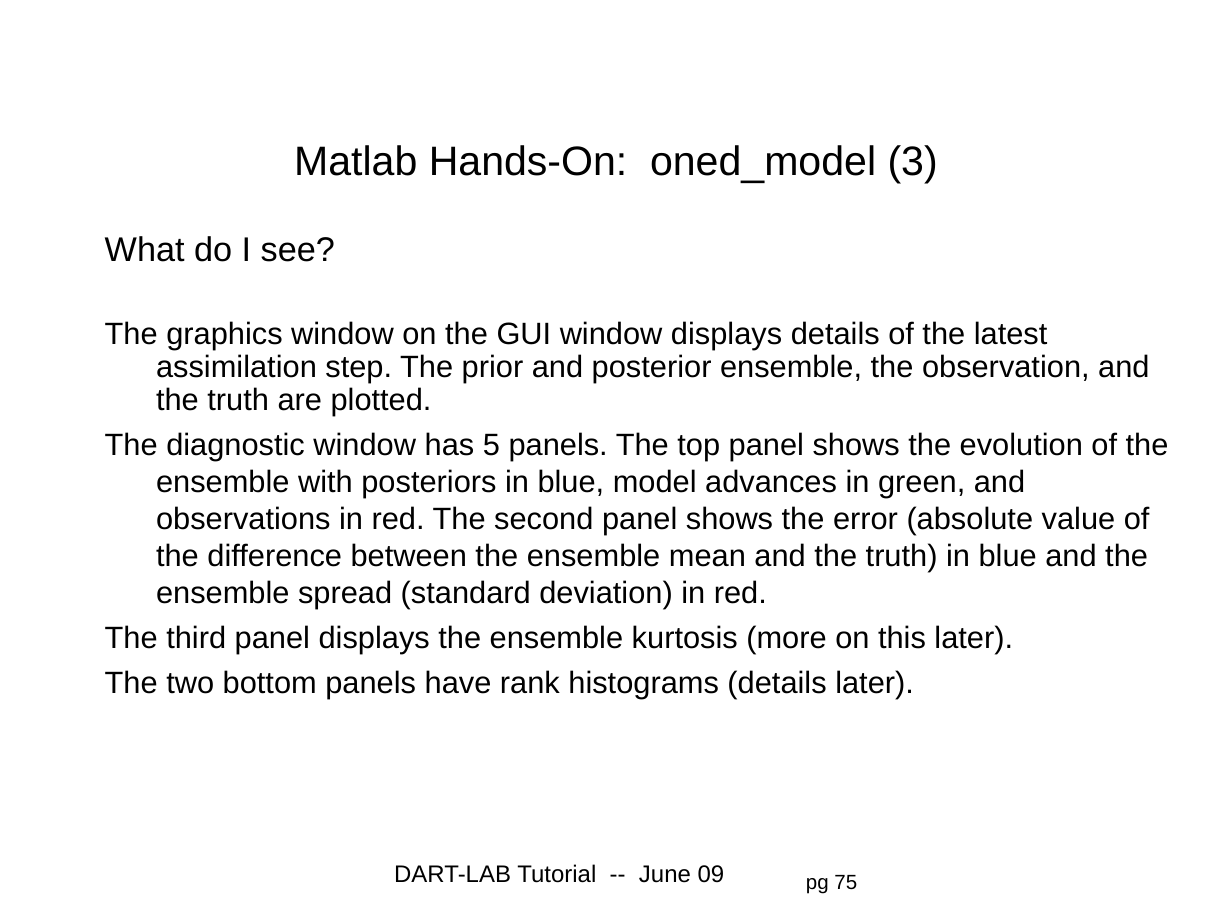
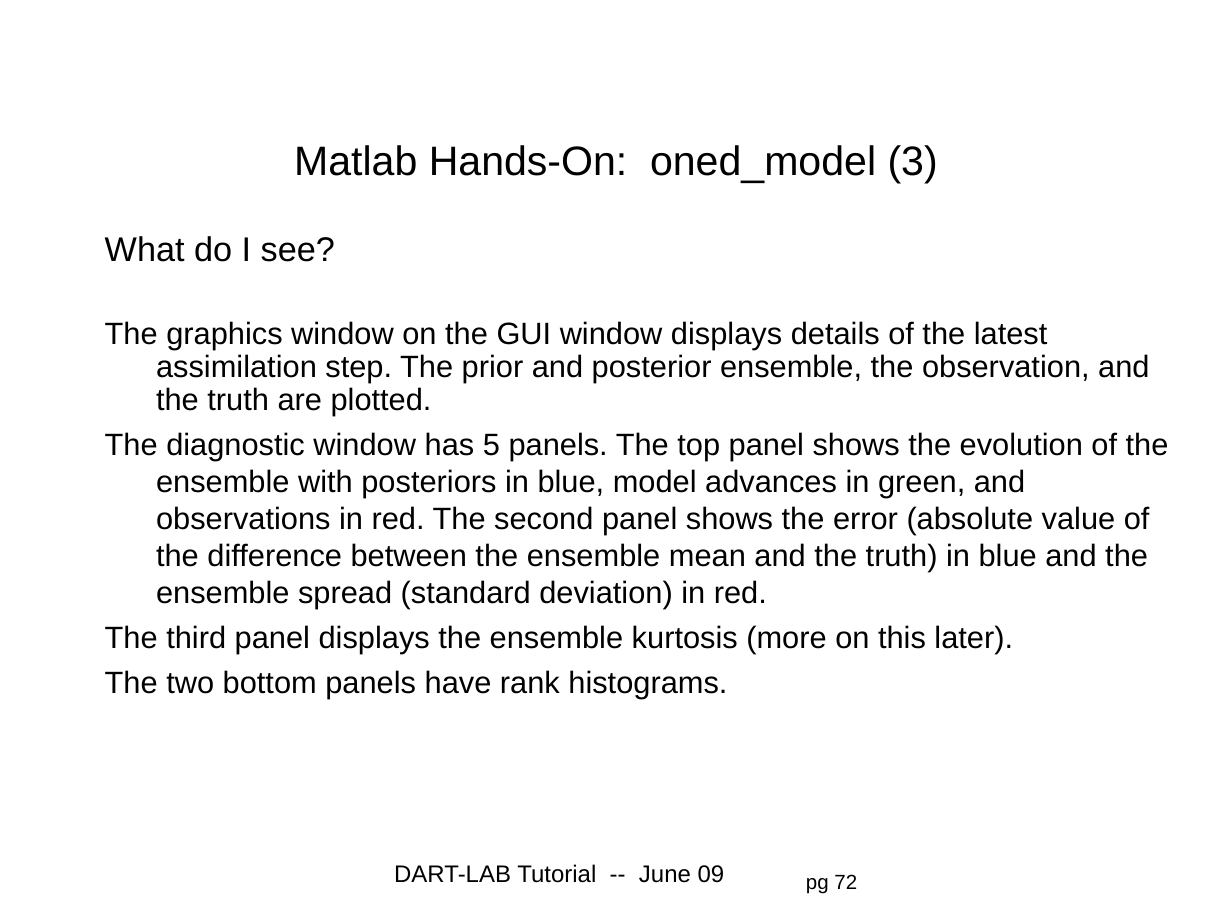
Before and after one commit to jhendric/DART, a slide deck: slide 72 of DART_LAB/presentation/DART_section1.ppt (slide 75 before the commit). Drawn at 1232x924 pixels with LibreOffice and Linux fonts; fonts in the diff are those of the drawing; background and template pictures are left out. Boxes give left, top, right and bottom in pixels: in the first picture for what was removed or moved away, otherwise in the second. Text is boxed around its words. In the diff, an @@ line names an element or a change of style, - is before the commit and + after.

```diff
--- a/DART_LAB/presentation/DART_section1.ppt
+++ b/DART_LAB/presentation/DART_section1.ppt
@@ text at (105, 670, 727, 698): text changed @@
-The two bottom panels have rank histograms (details later).
+The two bottom panels have rank histograms.
@@ page number at (806, 874, 857, 894): text changed @@
-pg 75
+pg 72
```
Also in this commit, not shown: 5 other slides changed, 3 slides removed, 12 other files.
